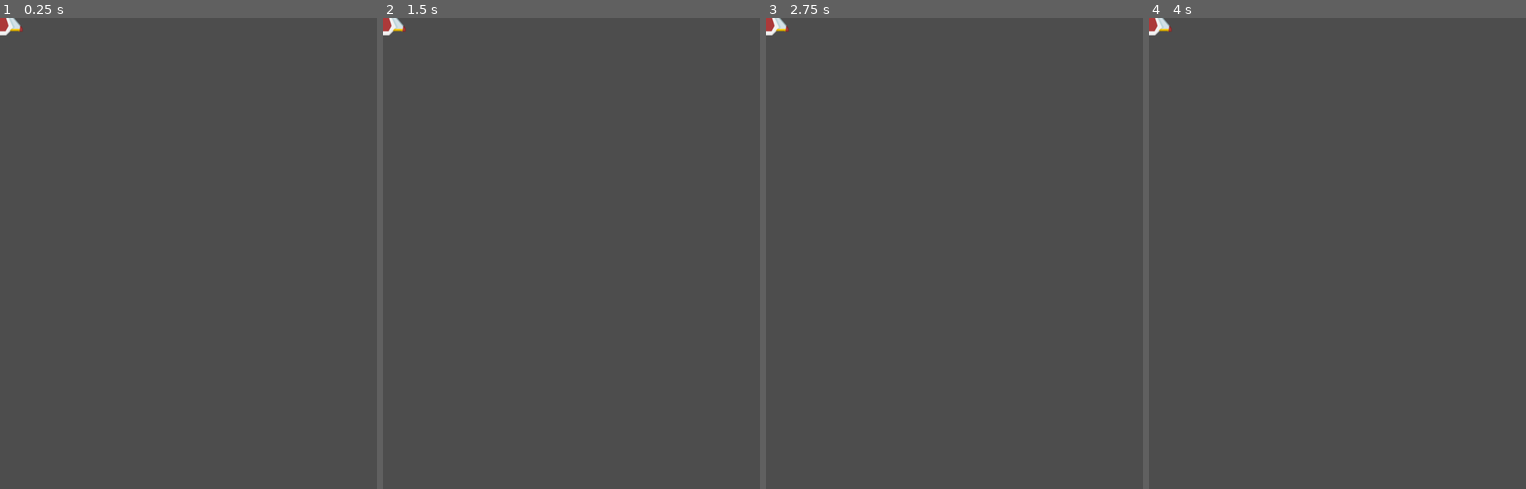
Above: before the commit, frames 1-4 (left to right).
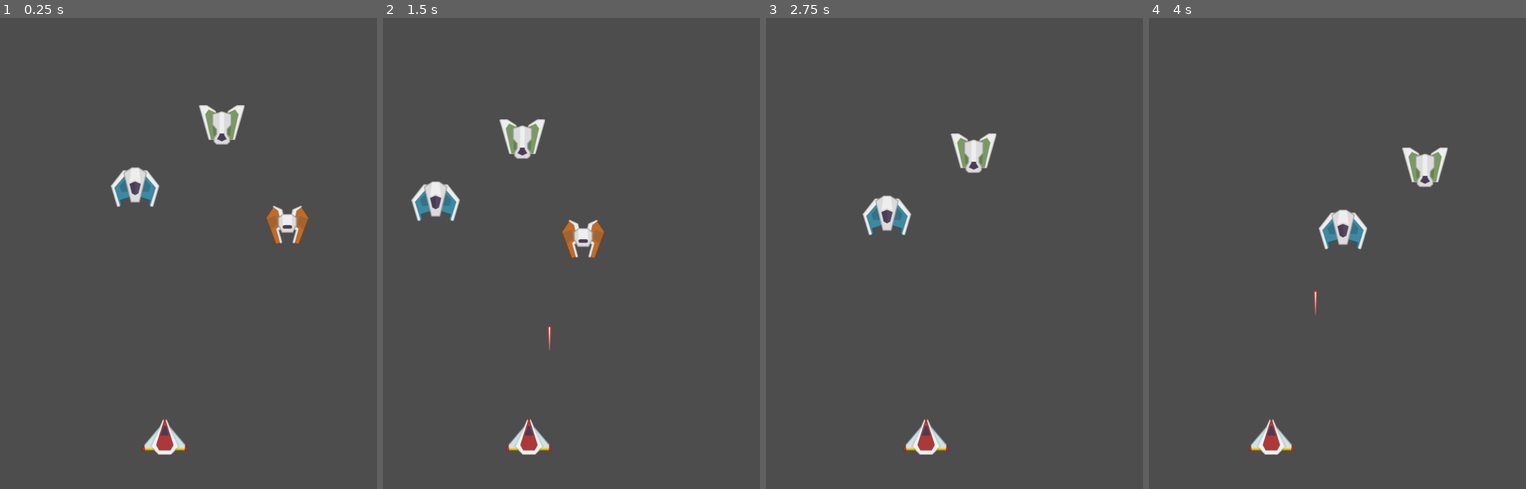
Above: after the commit, the same moments.

Repository: TheGabmeister/games-godot
Game: Godot game, scene res://levels/main.tscn
Same seed, same stepped clock (60 frames per second), same inputs: the game is played once before the commit and once after it. Before the commit the project starts from res://player/player.tscn. The engine's default icon, where the game draws it, is replaced by a stand-in: a white triangle on a blue panel in a dark square.
Inputs:
- Up to frame 1 (0.25 s): no input
- Up to frame 2 (1.5 s): hold D (move_right) 0.53-1.28 s; tap Space (jump) at 0.77 s; hold A (move_left) from 1.28 s (still down)
- Up to frame 3 (2.75 s): tap Space (jump) at 1.52 s; release A (move_left) at 2.03 s; hold D (move_right) from 2.03 s (still down)
- Up to frame 4 (4 s): tap Space (jump) at 3.02, 3.77 s; release D (move_right) at 3.53 s; hold A (move_left) from 3.53 s (still down)

The runs differ from the first frame. In frame 1, 2.6% of the frame differs, in the area x 0-83%, y 0-93%; in frame 2, 2.7%, in the area x 0-59%, y 0-93%; in frame 3, 2.0%; in frame 4, 2.1%.
Error before the commit: Parse Error: Preload file "res://scenes/player_laser.tscn" does not exist. (res://player/player_movement.gd:8)

Commit message:
Add IHittable

Diff:
--- /dev/null
+++ b/space_invaders/interfaces/IHittable.tscn
@@ -0,0 +1,6 @@
+[gd_scene load_steps=2 format=3 uid="uid://bn215ew8na0en"]
+
+[ext_resource type="Script" uid="uid://duk144ao6otp7" path="res://interfaces/ihittable.gd" id="1_mvq4r"]
+
+[node name="IHittable" type="Node"]
+script = ExtResource("1_mvq4r")
--- a/space_invaders/interfaces/IInteractable.tscn
+++ b/space_invaders/interfaces/IInteractable.tscn
@@ -1,6 +1,39 @@
-[gd_scene load_steps=2 format=3 uid="uid://dloy6qjrw1orl"]
+[gd_scene load_steps=2 format=3 uid="uid://dehedwrie3jts"]
 
-[ext_resource type="Script" uid="uid://boaph075a2uur" path="res://interfaces/iinteractable.gd" id="1_5s83w"]
+[sub_resource type="GDScript" id="GDScript_6dgmy"]
+script/source = "extends Node
+class_name IDamageable
+
+const INTERACTABLE: StringName = &\"Interactable\"
+
+func _notification(what: int) -> void:
+	match what:
+		NOTIFICATION_PARENTED:
+			## Insert itself into parent as a metadata
+			get_parent().set_meta(INTERACTABLE, self)
+		NOTIFICATION_UNPARENTED:
+			## Remove itself from parent as a metadata
+			get_parent().set_meta(INTERACTABLE, self)
+	pass
+
+func _ready() -> void:
+  ## setting parent as owner
+	owner = get_parent()
+
+  ## enforcing contract onto parent
+	assert(owner.has_method(\"can_interact\"))
+	assert(owner.has_method(\"interact\"))
+	pass
+
+func can_interact(interactor: Node) -> bool:
+	@warning_ignore(\"unsafe_method_access\")
+	return owner.can_interact(interactor) ## proxying the call to parent
+
+func interact(interactor: Node) -> void:
+	@warning_ignore(\"unsafe_method_access\")
+	owner.interact(interactor) ## proxying the call to parent
+	pass
+"
 
 [node name="IInteractable" type="Node"]
-script = ExtResource("1_5s83w")
+script = SubResource("GDScript_6dgmy")
--- /dev/null
+++ b/space_invaders/interfaces/ihittable.gd
@@ -0,0 +1,27 @@
+extends Node
+class_name IHittable
+
+const IHITTABLE: StringName = &"Hittable"
+
+func _notification(what: int) -> void:
+	match what:
+		NOTIFICATION_PARENTED:
+			## Insert itself into parent as a metadata
+			get_parent().set_meta(IHITTABLE, self)
+		NOTIFICATION_UNPARENTED:
+			## Remove itself from parent as a metadata
+			get_parent().set_meta(IHITTABLE, self)
+	pass
+
+func _ready() -> void:
+  	## setting parent as owner
+	owner = get_parent()
+
+  	## enforcing contract onto parent
+	assert(owner.has_method("on_hit"))
+	pass
+
+func interact(interactor: Node) -> void:
+	@warning_ignore("unsafe_method_access")
+	owner.on_hit(interactor) ## proxying the call to parent
+	pass
--- a/space_invaders/interfaces/iinteractable.gd
+++ /dev/null
@@ -1,32 +0,0 @@
-extends Node
-class_name IIteractable
-
-const INTERACTABLE: StringName = &"Interactable"
-
-func _notification(what: int) -> void:
-	match what:
-		NOTIFICATION_PARENTED:
-			## Insert itself into parent as a metadata
-			get_parent().set_meta(INTERACTABLE, self)
-		NOTIFICATION_UNPARENTED:
-			## Remove itself from parent as a metadata
-			get_parent().set_meta(INTERACTABLE, self)
-	pass
-
-func _ready() -> void:
-  ## setting parent as owner
-	owner = get_parent()
-
-  ## enforcing contract onto parent
-	assert(owner.has_method("can_interact"))
-	assert(owner.has_method("interact"))
-	pass
-
-func can_interact(interactor: Node) -> bool:
-	@warning_ignore("unsafe_method_access")
-	return owner.can_interact(interactor) ## proxying the call to parent
-
-func interact(interactor: Node) -> void:
-	@warning_ignore("unsafe_method_access")
-	owner.interact(interactor) ## proxying the call to parent
-	pass
--- a/space_invaders/player/player_movement.gd
+++ b/space_invaders/player/player.gd
@@ -1,11 +1,12 @@
 extends Node2D
+class_name Player
 
 # Speed of the player in pixels per second
 const SPEED: float = 200.0
 const BOUNDARY: float = 350.0
 const COOLDOWN: float = 1.0
 var cooldown_remaining: float = 0.0
-var bullet: PackedScene = preload("res://scenes/player_laser.tscn")
+var bullet: PackedScene = preload("res://player/player_laser.tscn")
 
 func _process(delta: float) -> void:
 	var direction: Vector2 = Vector2.ZERO
--- a/space_invaders/player/player.tscn
+++ b/space_invaders/player/player.tscn
@@ -1,6 +1,6 @@
 [gd_scene load_steps=4 format=3 uid="uid://ctw41ubm0fbhp"]
 
-[ext_resource type="Script" uid="uid://d0r835palq46n" path="res://player/player_movement.gd" id="1_g2els"]
+[ext_resource type="Script" uid="uid://d0r835palq46n" path="res://player/player.gd" id="1_g2els"]
 [ext_resource type="Texture2D" uid="uid://puxgc8jl5upc" path="res://player/player.png" id="2_g2els"]
 
 [sub_resource type="CircleShape2D" id="CircleShape2D_g2els"]
--- a/space_invaders/project.godot
+++ b/space_invaders/project.godot
@@ -11,7 +11,7 @@
 [application]
 
 config/name="space_invaders"
-run/main_scene="uid://ctw41ubm0fbhp"
+run/main_scene="uid://crm21bj7k0o30"
 config/features=PackedStringArray("4.4", "Forward Plus")
 config/icon="res://icon.svg"
 
Not shown, added: space_invaders/interfaces/ihittable.gd.uid
Not shown, removed: space_invaders/interfaces/iinteractable.gd.uid
Renamed: space_invaders/player/player_movement.gd.uid -> space_invaders/player/player.gd.uid
